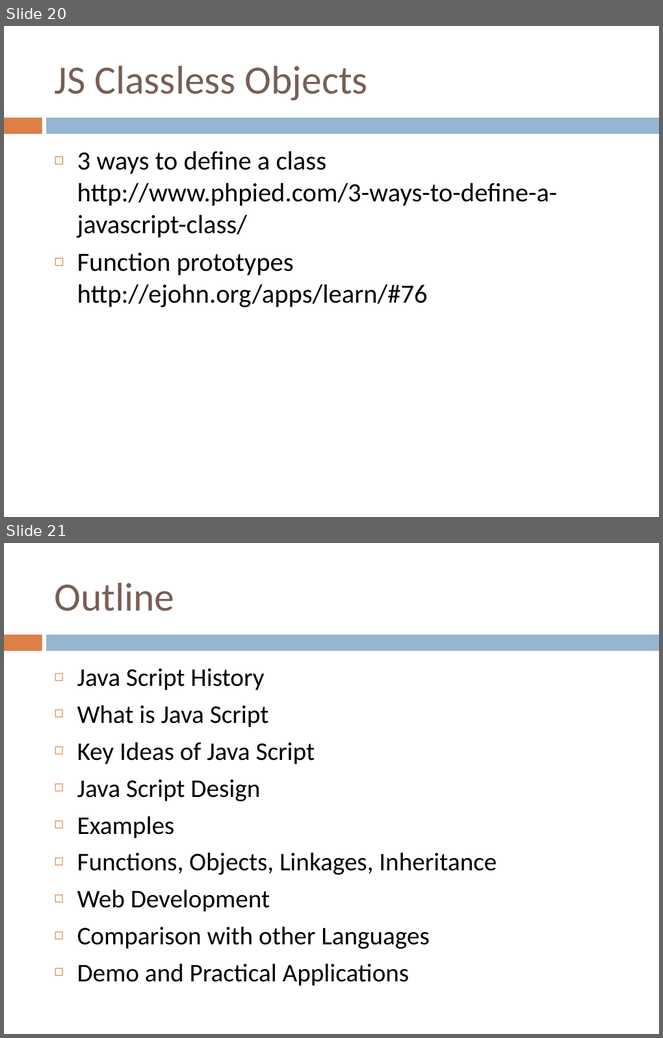
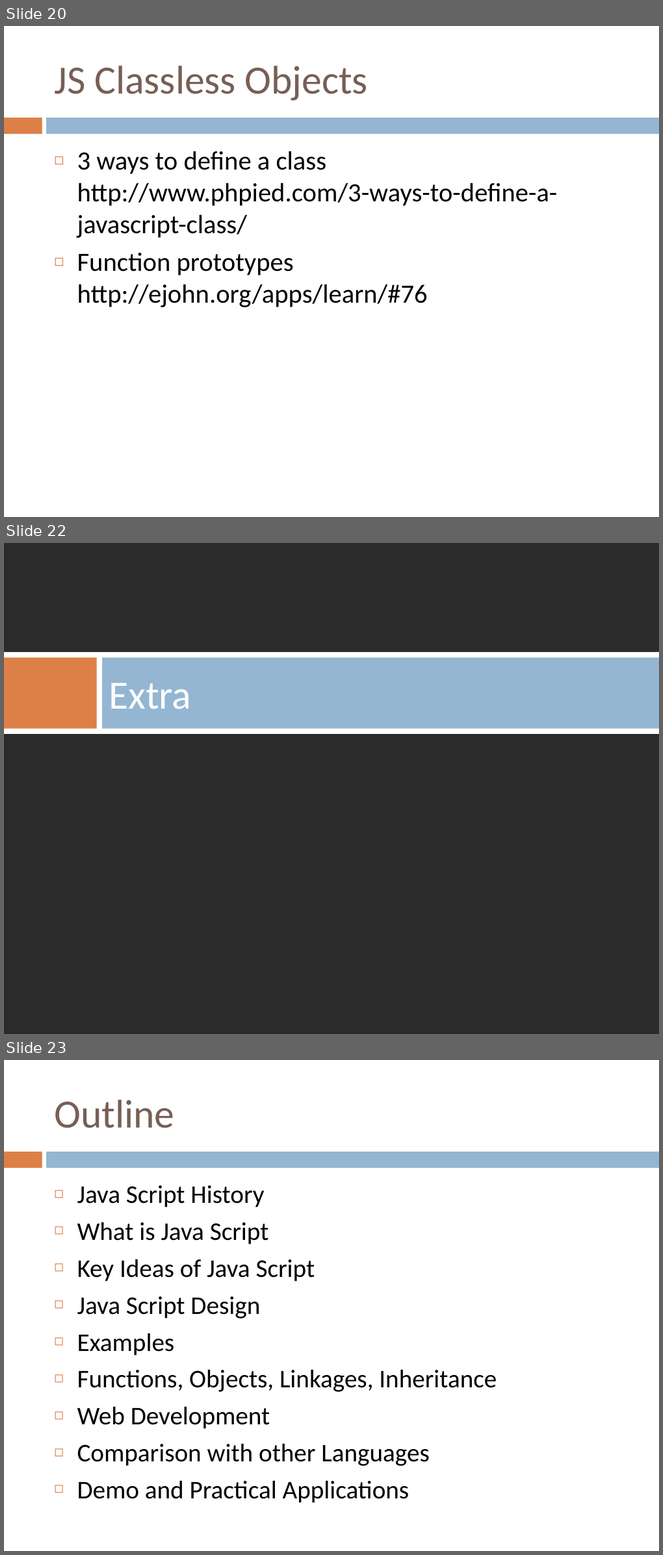
Before and after one commit to crista/EPS-slides, a slide deck: EPS-OOP-JavaScript.ppt. Shown one above the other, each under a label of ours: slides 20 and 21 before the commit, slides 20, 22 and 23 after it; the slides between them are not shown. The pictures are 663x1038 and 663x1555 pixels, drawn with LibreOffice and Linux fonts; fonts in the diff are those of the drawing; background and template pictures are left out; a plain dark background stands for a picture behind light text. Boxes give left, top, right and bottom in pixels: in the first picture for what was removed or moved away, otherwise in the second. Text is boxed around its words. In the diff, an @@ line names an element or a change of style, - is before the commit and + after.

```diff
--- a/EPS-OOP-JavaScript.ppt
+++ b/EPS-OOP-JavaScript.ppt
@@ slide 22 added at <box>4,543,659,1034</box>, background picture (left out) @@
@@ rectangle added at <box>4,652,659,734</box>, fill #FFFFFF @@
@@ rectangle added at <box>4,657,97,728</box>, fill #DD8047 @@
@@ rectangle added at <box>102,657,659,728</box>, fill #94B6D2 @@
@@ title added at <box>109,683,191,709</box>, 44 pt, text #FFFFFF @@
+Extra
@@ what was slide 21 is now slide 23 @@
```
Also in this commit, not shown: 3 slides changed, 1 other slide added, 1 slide removed, 1 other file.
